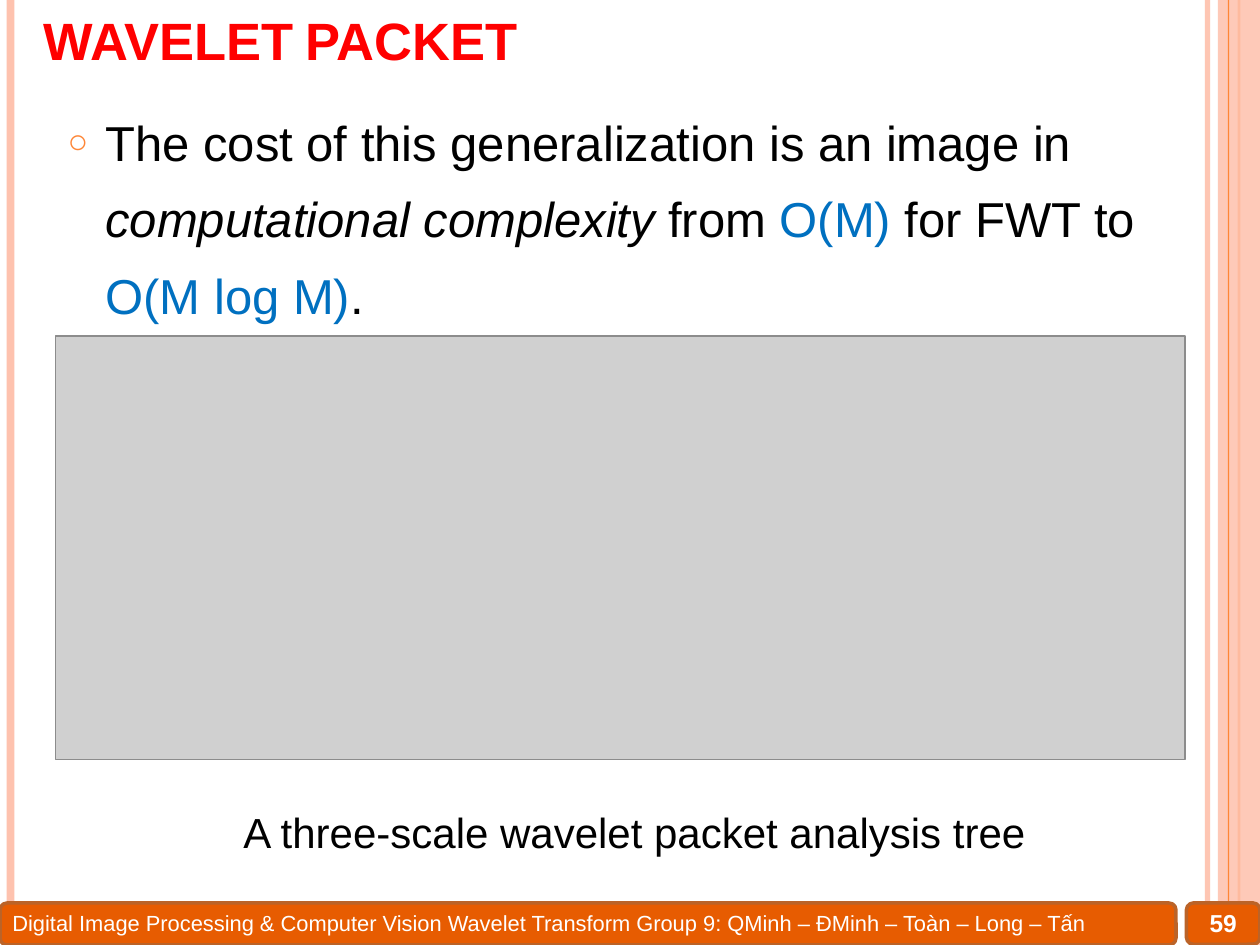
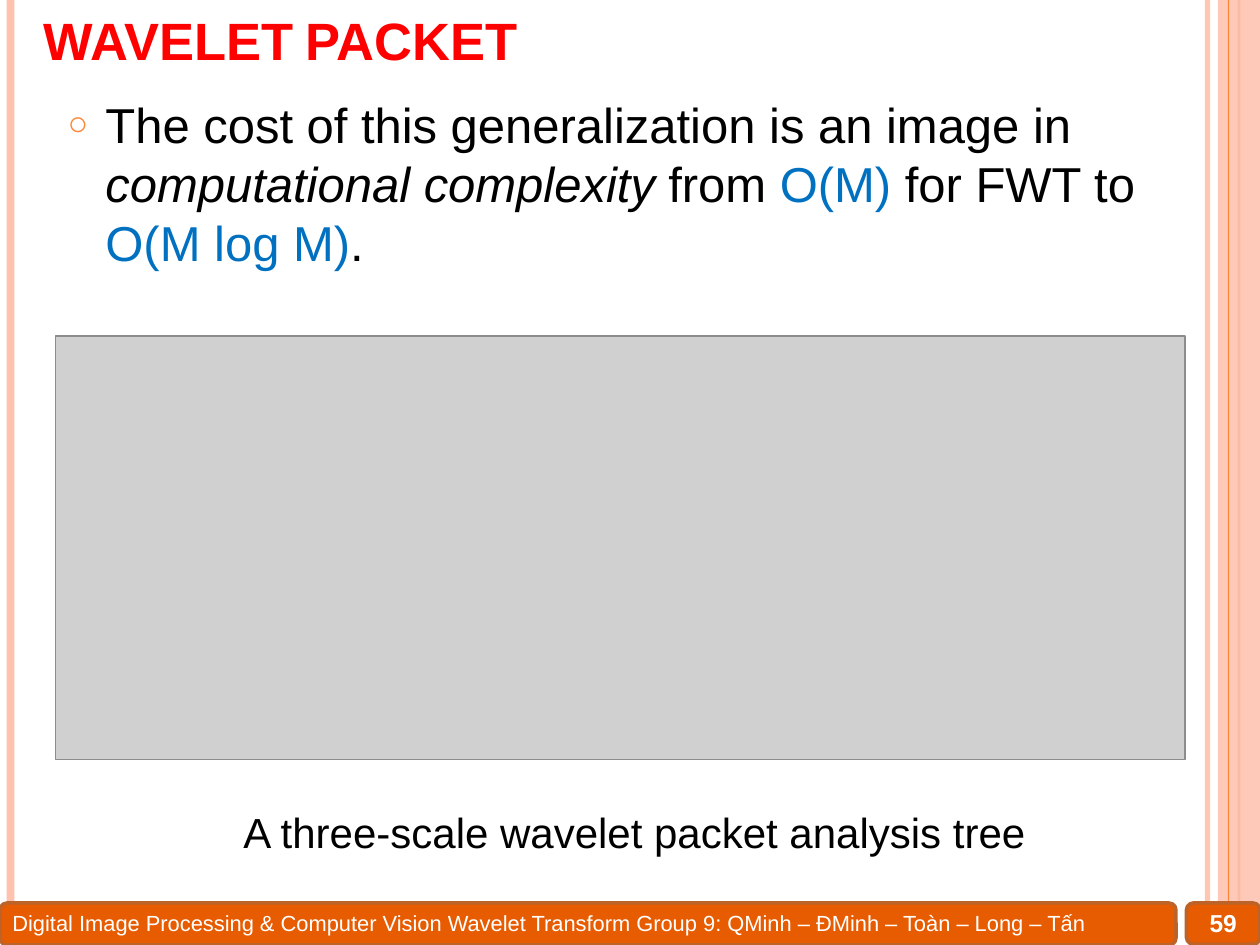
Before and after one commit to Alex7Huynh/dip-g9, a slide deck: slide 59 of 6. PPT/Wavelet transform.pptx. Drawn at 1260x945 pixels with LibreOffice and Linux fonts; fonts in the diff are those of the drawing; grey boxes stand for pictures. Boxes give left, top, right and bottom in pixels: in the first picture for what was removed or moved away, otherwise in the second. Text is boxed around its words. In the diff, an @@ line names an element or a change of style, - is before the commit and + after.

```diff
--- a/6. PPT/Wavelet transform.pptx
+++ b/6. PPT/Wavelet transform.pptx
@@ text "The cost of this generalization ..." at [105, 107, 1135, 271]: line spacing 1.3 to 1 @@
```
Also in this commit, not shown: 8 other slides changed, 1 slide added, 1 slide removed, 31 other files.
